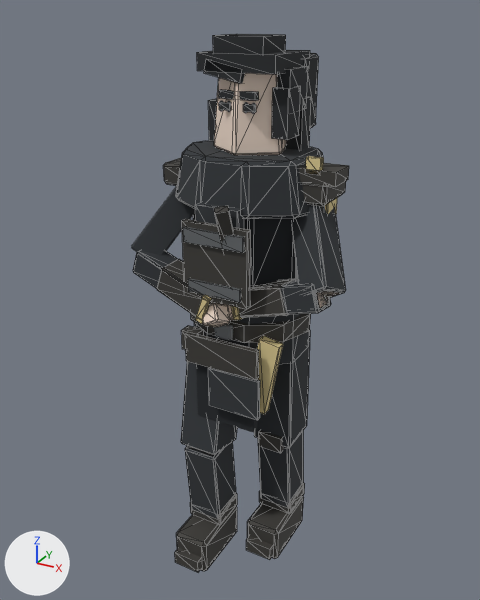
A saved change to the glTF model game/assets/generated/fighters/wolf.glb.
Rendered twice from a 50 mm lens placed at (0.956, -1.815, 1.895), pointed at (-0.027, -0.028, 1.002). Every picture has the same lights, and +X, +Y and +Z are marked at lower left. The first picture is the older version. Mesh edges are drawn as thin lines on the coarser meshes. Vertices at exactly the same position are counted once.

Names of what the first picture shows: 'Boot.R', 'ChestLayer', 'FurCollar', 'GambesonShell', 'Hair', 'HairBack', 'HairCrown', 'HairFringe', 'HairLock.L', 'HairSide', 'HairTemple.L', 'HairTemple.R', 'HeadSkin', 'SleeveUpper.L', 'TrouserLower.L', 'TrouserLower.R', 'TrouserUpper.L', 'TrouserUpper.R', 'WaistPanel' and 36 more.
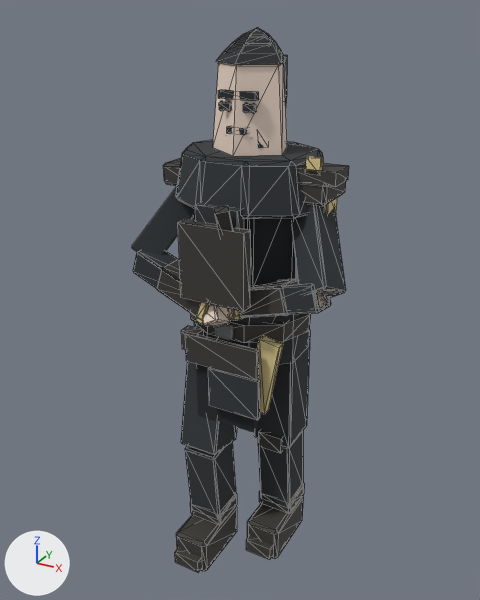
Patch to the scene script:
```diff
--- a/game/assets/generated/fighters/wolf.glb.py
+++ b/game/assets/generated/fighters/wolf.glb.py
@@ me_chestlayer @@
-me_chestlayer.from_pydata(...)  # 8 vertices, 12 faces; spans x -0.11..0.11, y -0.235..-0.215, z 1.08..1.32
+me_chestlayer.from_pydata(...)  # 8 vertices, 12 faces; spans x -0.11..0.11, y -0.255..-0.215, z 1.08..1.32
+# me_chestlayer part 1: the whole mesh is scaled about its middle by (1, 2, 1), then moved by (0.0, -0.01, 0.0)
 me_chestlayer.materials.append(mat_leather)
@@ me_headskin @@
-me_headskin.from_pydata(...)  # 30 vertices, 56 faces; spans x -0.116..0.116, y -0.114..0.096, z 1.5..1.75
+me_headskin.from_pydata(...)  # 10 vertices, 16 faces; spans x -0.119..0.119, y -0.119..0.096, z 1.5..1.75
+# me_headskin part 2: the whole mesh is rebuilt
 me_headskin.materials.append(mat_skin)
@@ me_beardcheek_l @@
+me_beardcheek_l.from_pydata([(0.0589, -0.0291, 1.5666), (0.0341, -0.0539, 1.5666), (0.0511, -0.0709, 1.5734), (0.0759, -0.0461, 1.5734), (0.0681, -0.0419, 1.517), (0.0469, -0.0631, 1.517), (0.0619, -0.0781, 1.523), (0.0831, -0.0569, 1.523)], [], [(3, 0, 1), (3, 1, 2), (4, 7, 6), (4, 6, 5), (0, 4, 5), (0, 5, 1), (1, 5, 6), (1, 6, 2), (2, 6, 7), (2, 7, 3), (3, 7, 4), (3, 4, 0)])
+me_beardcheek_l.materials.append(mat_hair)  # black #25282b
@@ ob_hair @@
-ob_hair = bpy.data.objects.new('Hair', me_hair)
@@ ob_hairback @@
-ob_hairback = bpy.data.objects.new('HairBack', me_hairback)
@@ ob_haircrown @@
-ob_haircrown = bpy.data.objects.new('HairCrown', me_haircrown)
@@ ob_hairfringe @@
-ob_hairfringe = bpy.data.objects.new('HairFringe', me_hairfringe)
@@ ob_hairlock_l @@
-ob_hairlock_l = bpy.data.objects.new('HairLock.L', me_hairlock_l)
@@ ob_hairside @@
-ob_hairside = bpy.data.objects.new('HairSide', me_hairside)
@@ ob_hairtemple_l @@
-ob_hairtemple_l = bpy.data.objects.new('HairTemple.L', me_hairtemple_l)
@@ ob_hairtemple_r @@
-ob_hairtemple_r = bpy.data.objects.new('HairTemple.R', me_hairtemple_r)
@@ ob_headcrown @@
+ob_headcrown = bpy.data.objects.new('HeadCrown', me_headcrown)  # 21 vertices, 35 faces; spans x -0.1..0.1, y -0.1..0.081, z 1.746..1.838; in mat_skin (pale yellow #f0dbcb)
+ob_headcrown.location = (0.0, 0.0, 0.0)
@@ ob_hairside_l @@
+ob_hairside_l = bpy.data.objects.new('HairSide.L', me_hairside_l)  # 12 vertices, 20 faces; spans x -0.001..0.074, y 0.046..0.151, z 1.536..1.766; in mat_hair (black #25282b)
+ob_hairside_l.location = (0.0, 0.0, 0.0)
@@ ob_haircap @@
+ob_haircap = bpy.data.objects.new('HairCap', me_haircap)  # 21 vertices, 35 faces; spans x -0.107..0.107, y -0.105..0.088, z 1.752..1.844; in mat_hair (black #25282b)
+ob_haircap.location = (0.0, 0.0, 0.0)
@@ ob_beardmustache @@
+ob_beardmustache = bpy.data.objects.new('BeardMustache', me_beardmustache)  # a box spanning x -0.03..0.03, y -0.104..-0.076, z 1.561..1.579; in mat_hair (black #25282b)
+ob_beardmustache.location = (0.0, 0.0, 0.0)
@@ ob_beardcheek_l @@
+ob_beardcheek_l = bpy.data.objects.new('BeardCheek.L', me_beardcheek_l)
+ob_beardcheek_l.location = (0.0, 0.0, 0.0)
```

Pixel boxes (x1, y1, x2, y2) of what changed, in the pictures (480 x 600 px):
'HeadSkin', reshaped: before (214, 73, 286, 155); after (213, 62, 287, 156)
'ChestLayer', moved, rescaled: before (182, 219, 251, 309); after (178, 219, 251, 312)
'Hair', deleted (black): before (197, 50, 310, 75)
'HairCap', added: after (216, 28, 286, 64)
'HairTemple.L', deleted (black): before (272, 86, 301, 140)
'HairCrown', deleted (black): before (213, 34, 286, 54)
'HairSide', deleted (black): before (277, 66, 308, 110)
'HairBack', deleted (black): before (303, 53, 319, 128)
'HairLock.L', deleted (black): before (285, 96, 311, 150)
'HairFringe', deleted (black): before (204, 59, 245, 84)
'HairTemple.R', deleted: before (208, 99, 217, 141)
'HairSide.L', added: after (283, 55, 287, 107)
'HeadCrown', added: after (218, 62, 283, 66)
'BeardMustache', added: after (227, 126, 247, 135)
'BeardCheek.L', added: after (258, 141, 264, 148)
